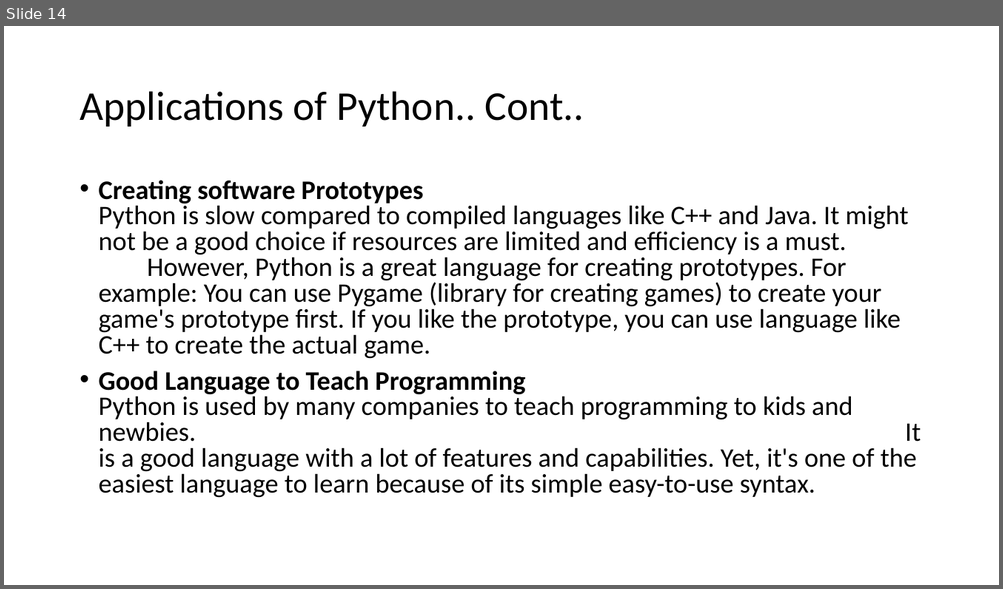
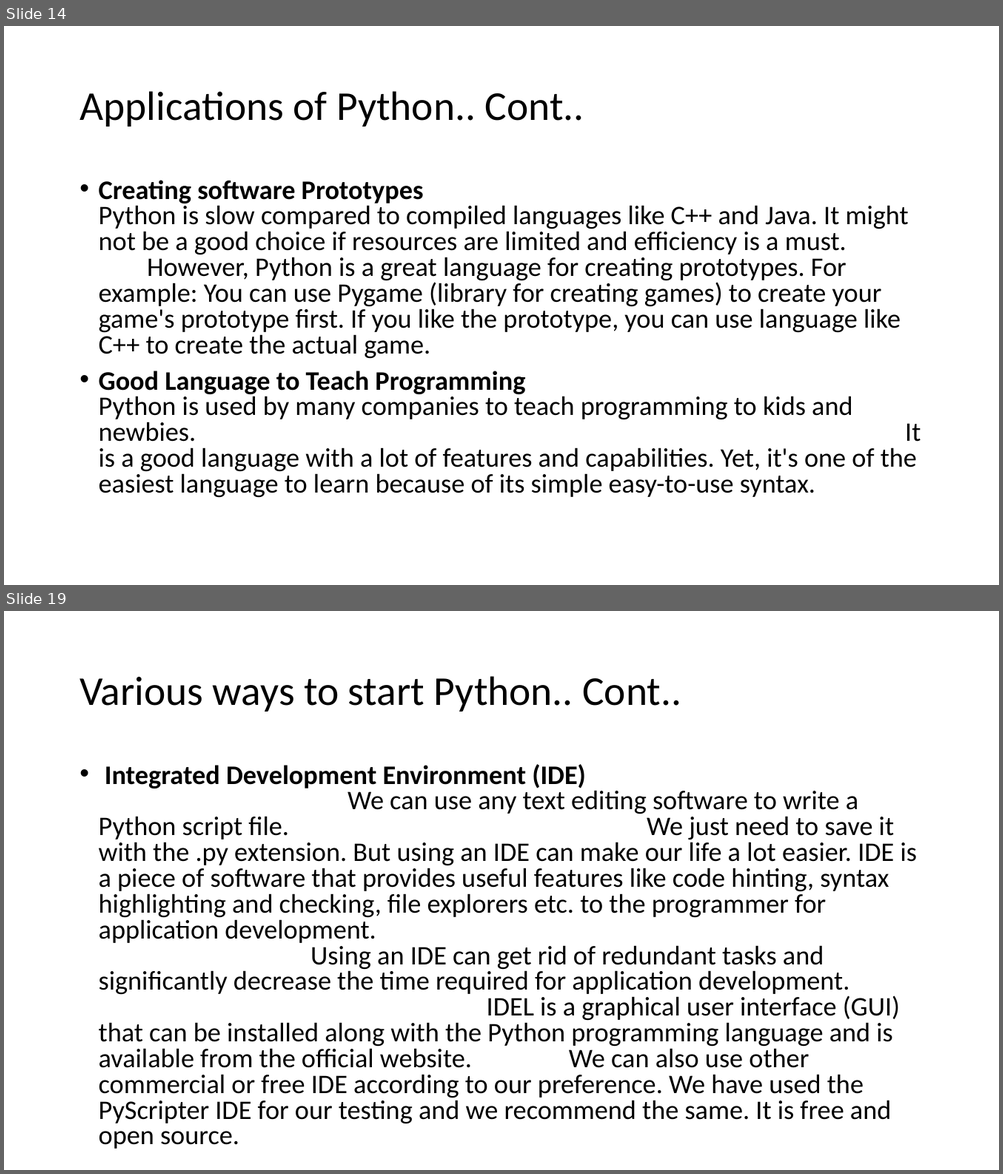
Before and after one commit to sumitshankar1126/Python-Introduction-, a slide deck: IntroductionOfPython.pptx. Shown one above the other, each under a label of ours: slide 14 before the commit, slides 14 and 19 after it; the slides between them are not shown. The pictures are 1003x589 and 1003x1174 pixels, drawn with LibreOffice and Linux fonts; fonts in the diff are those of the drawing. Boxes give left, top, right and bottom in pixels: in the first picture for what was removed or moved away, otherwise in the second. Text is boxed around its words. In the diff, an @@ line names an element or a change of style, - is before the commit and + after.

```diff
--- a/IntroductionOfPython.pptx
+++ b/IntroductionOfPython.pptx
@@ slide 19 added at bbox=[4, 611, 999, 1170], background #FFFFFF @@
@@ title added at bbox=[79, 676, 681, 712], 39.6 pt, text #000000 @@
+Various ways to start Python.. Cont..
@@ text added at bbox=[99, 764, 916, 1125], 25.9 pt, text #000000 @@
+• Integrated Development Environment (IDE) We can use any text editing software to write a Python script file. We just need to save it with the .py extension. But using an IDE can make our life a lot easier. IDE is a piece of software that provides useful features like code hinting, syntax highlighting and checking, file explorers etc. to the programmer for application development. Using an IDE can get rid of redundant tasks and significantly decrease the time required for application development. IDEL is a graphical user interface (GUI) that can be installed along with the Python programming language and is available from the official website. We can also use other commercial or free IDE according to our preference. We have used the PyScripter IDE for our testing and we recommend the same. It is free and open source.
```
Also in this commit, not shown: 6 other slides added.
